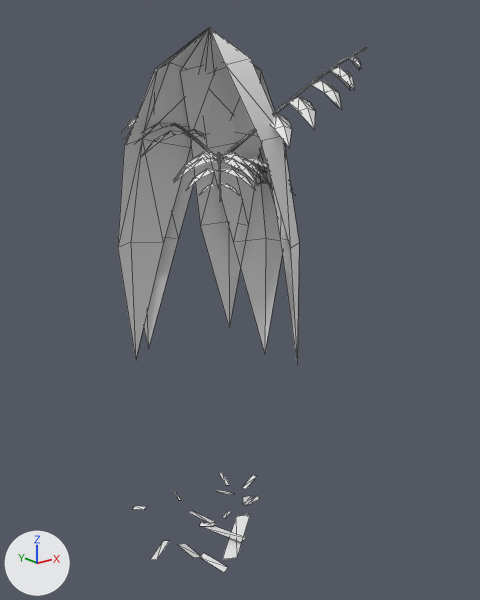
The OBJ model game/assets/models/plants/SM_Plant_PacayaPalmYoung_Leaf.obj, before and after one commit.
Rendered twice from a 50 mm lens placed at (-1.83, -2.5, 2.21), pointed at (0.13, -0.05, 1.23). Lighting does not change. The marker at lower left points along +X, +Y and +Z. The older version comes first. Mesh edges are drawn as thin lines. Where no turn or scale is listed for an object, it has been applied to the vertices. Vertices at exactly the same position are counted once.

The older version as bpy lines, for what is in view:
```python
me_sm_plant_pacayapalmyoung_leaf = bpy.data.meshes.new('SM_Plant_PacayaPalmYoung_Leaf')
me_sm_plant_pacayapalmyoung_leaf.from_pydata(...)  # 511 vertices, 588 faces; spans x -0.47..0.58, y -0.53..0.6, z 0.0..2.48
ob_sm_plant_pacayapalmyoung_leaf = bpy.data.objects.new('SM_Plant_PacayaPalmYoung_Leaf', me_sm_plant_pacayapalmyoung_leaf)
ob_sm_plant_pacayapalmyoung_leaf.location = (0.0, 0.0, 0.0)
```
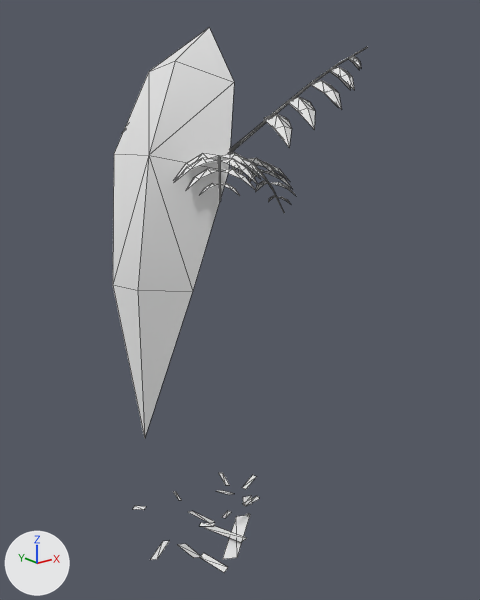
What differs and where, as boxes [x1, y1, x2, y2] in the pictures (480 x 600 px):
```json
{"object": "SM_Plant_PacayaPalmYoung_Leaf", "change": "reshaped", "before": [118, 27, 367, 572], "after": [113, 28, 367, 572]}
{"part": 1, "of": "me_sm_plant_pacayapalmyoung_leaf", "change": "reshaped", "before": [118, 27, 299, 361], "after": [113, 28, 234, 439]}
```

Scene script edits in JSON lines:
```json
{"block": "me_sm_plant_pacayapalmyoung_leaf", "where": "# used by ob_sm_plant_pacayapalmyoung_leaf; location = (0.0, 0.0, 0.0)"}
{"op": "remove", "block": "me_sm_plant_pacayapalmyoung_leaf", "code": "me_sm_plant_pacayapalmyoung_leaf.from_pydata(...)  # 511 vertices, 588 faces; spans x -0.47..0.58, y -0.53..0.6, z 0.0..2.48"}
{"op": "add", "block": "me_sm_plant_pacayapalmyoung_leaf", "code": "me_sm_plant_pacayapalmyoung_leaf.from_pydata(...)  # 471 vertices, 540 faces; spans x -0.52..0.58, y -0.53..0.6, z 0.0..2.48"}
{"block": "me_sm_plant_pacayapalmyoung_leaf", "change": "me_sm_plant_pacayapalmyoung_leaf part 1"}
{"block": "me_sm_plant_pacayapalmyoung_leaf", "change": "40 vertices are removed from x -0.24..0.47, y -0.43..0.51, z 0.81..2.35"}
{"block": "me_sm_plant_pacayapalmyoung_leaf", "change": "48 faces are deleted"}
{"block": "me_sm_plant_pacayapalmyoung_leaf", "change": "10 vertices move from x -0.31..0.1, y 0.09..0.46, z 0.83..2.34 to x -0.52..-0.04, y -0.28..0.17, z 0.71..2.34"}
```
